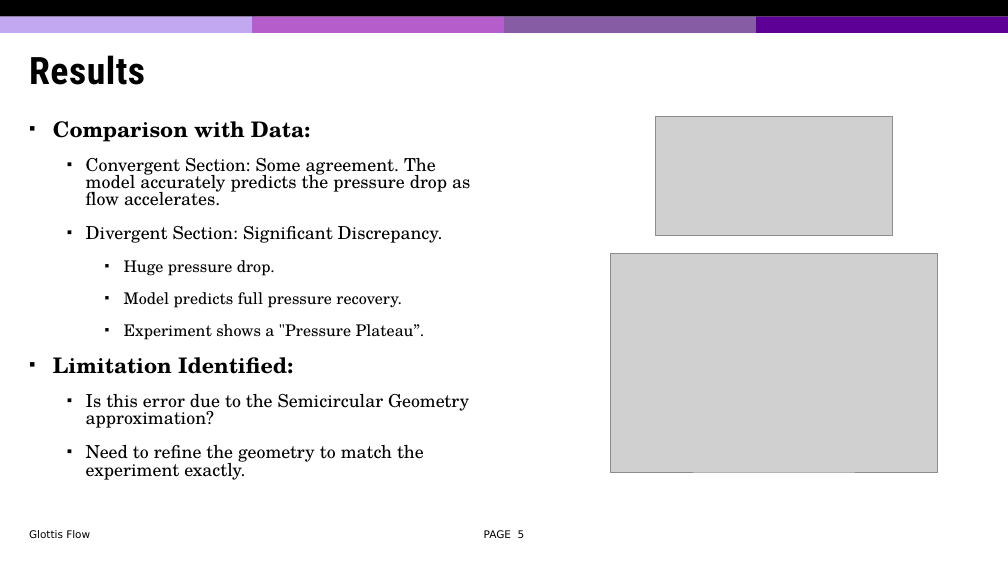
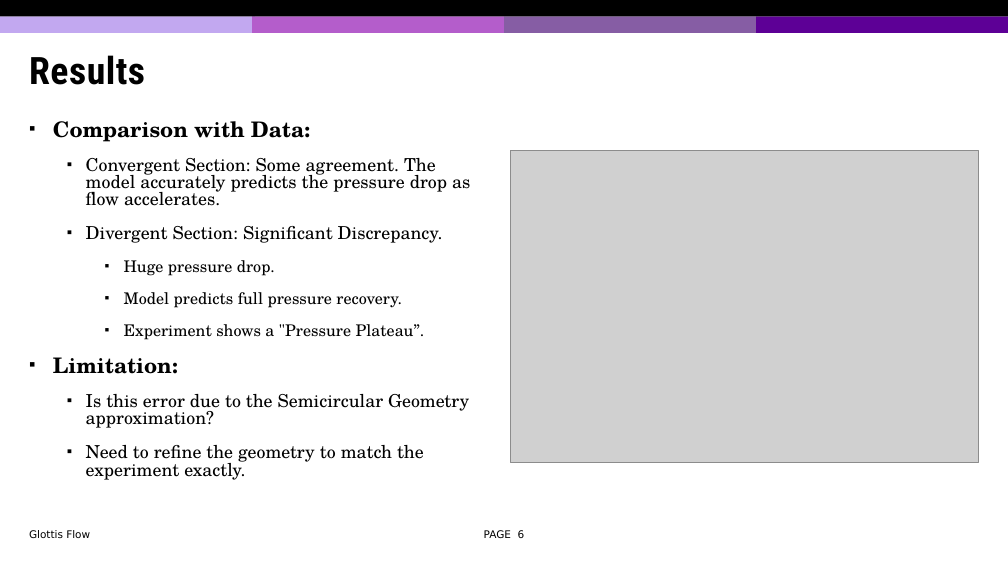
Before and after one commit to jiangdizhu/ME662-Project, a slide deck: slide 6 of ME662_Project_Presentation_JD.pptx (slide 5 before the commit). Drawn at 1008x567 pixels with LibreOffice and Linux fonts; fonts in the diff are those of the drawing; grey boxes stand for pictures; background and template pictures are left out. Boxes give left, top, right and bottom in pixels: in the first picture for what was removed or moved away, otherwise in the second. Text is boxed around its words. In the diff, an @@ line names an element or a change of style, - is before the commit and + after.

```diff
--- a/ME662_Project_Presentation_JD.pptx
+++ b/ME662_Project_Presentation_JD.pptx
@@ picture removed at (x1=656, y1=117, x2=893, y2=236) @@
@@ picture resized from (x1=610, y1=254, x2=938, y2=473) to (x1=510, y1=150, x2=979, y2=463) @@
@@ text at (x1=53, y1=357, x2=178, y2=374): text changed @@
-▪ Limitation Identified:
+▪ Limitation:
@@ page number at (x1=484, y1=530, x2=525, y2=538): text changed @@
-PAGE 5
+PAGE 6
```
Also in this commit, not shown: 5 other slides changed, 3 slides added, 6 other files.
